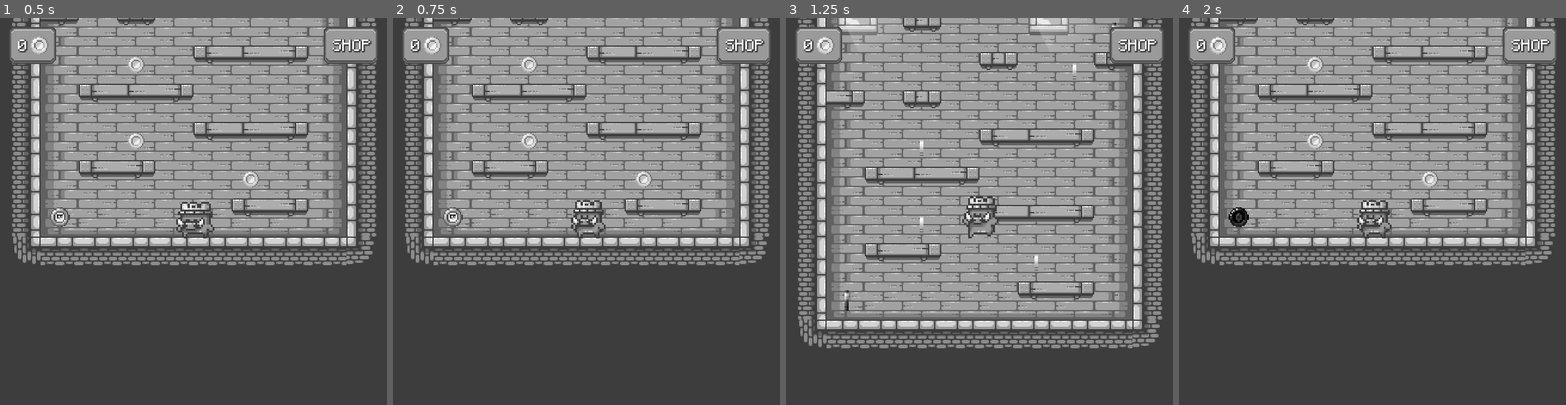
Above: before the commit, frames 1-4 (left to right).
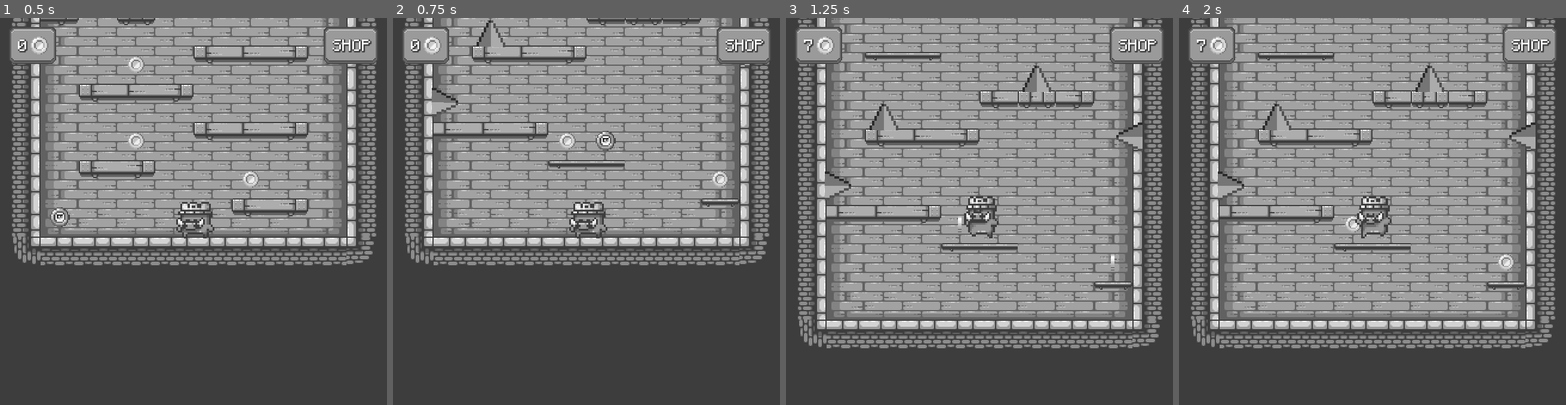
Above: after the commit, the same moments.

Repository: ofknee/the-messenger
Game: Godot game, scene res://scenes/game.tscn
Same seed, same stepped clock (60 frames per second), same inputs: the game is played once before the commit and once after it.
Inputs:
- Up to frame 1 (0.5 s): no input
- Up to frame 2 (0.75 s): tap Enter at 0.5 s; tap Q (dead) at 0.6 s
- Up to frame 3 (1.25 s): tap Up (jump) at 0.77 s
- Up to frame 4 (2 s): tap Q (dead) at 1.35 s; tap Up (jump) at 1.52 s

Frame 1 is identical in both runs. In frame 2, 8.0% of the frame differs, in the area x 10-93%, y 0-57%; in frame 3, 9.9%; in frame 4, 45%, in the area x 3-98%, y 0-86%.

Commit message:
door to unlock not level

Diff:
--- a/scenes/door.gd
+++ b/scenes/door.gd
@@ -10,14 +10,13 @@
 		anim.play("open")
 		if level_to_unlock == Global.Level.SPIKES:
 			unlocked["level2"] = false
+			unlocked["checkpoints"] = false
 		elif level_to_unlock == Global.Level.ADVANCED:
 			unlocked["level3"] = false
-		SignalBus.level_up.emit(level_to_unlock)
 
 func _input(event: InputEvent) -> void:
 	if Input.is_action_just_pressed("dead"):
 		print("door", level_to_unlock, "reached")
 		if level_to_unlock == Global.Level.SPIKES:
-			unlocked["level2"] = false
-		elif level_to_unlock == Global.Level.ADVANCED:
 			unlocked["level3"] = false
+		SignalBus.level_up.emit(Global.Level.SPIKES)
--- a/scripts/important/global.gd
+++ b/scripts/important/global.gd
@@ -7,7 +7,6 @@
 	"camera" : false,
 	"terrorMode" : false,
 	"color" : false,
-	"checkpoints" : false
 }
 
 enum Level {
--- a/scripts/player.gd
+++ b/scripts/player.gd
@@ -20,6 +20,7 @@
 	animated_sprite.animation_finished.connect(_on_animation_finished)
 	global_position = start_pos0.global_position
 	SignalBus.level_up.connect(level_up)
+	SignalBus.thing_bought.connect(level_up_precursor)
 
 func _physics_process(delta: float) -> void:
 	if Global.dead == true:
@@ -93,6 +94,13 @@
 	if animated_sprite.animation == "land":
 		landing = false
 
+
+func level_up_precursor() -> void:
+	if unlocked["level3"]:
+		level_up(2)
+	elif unlocked["level2"]:
+		level_up(1)
+
 func level_up(new_level : int) -> void:
 	if new_level == Global.Level.SPIKES:
 		global_position = start_pos1.global_position
